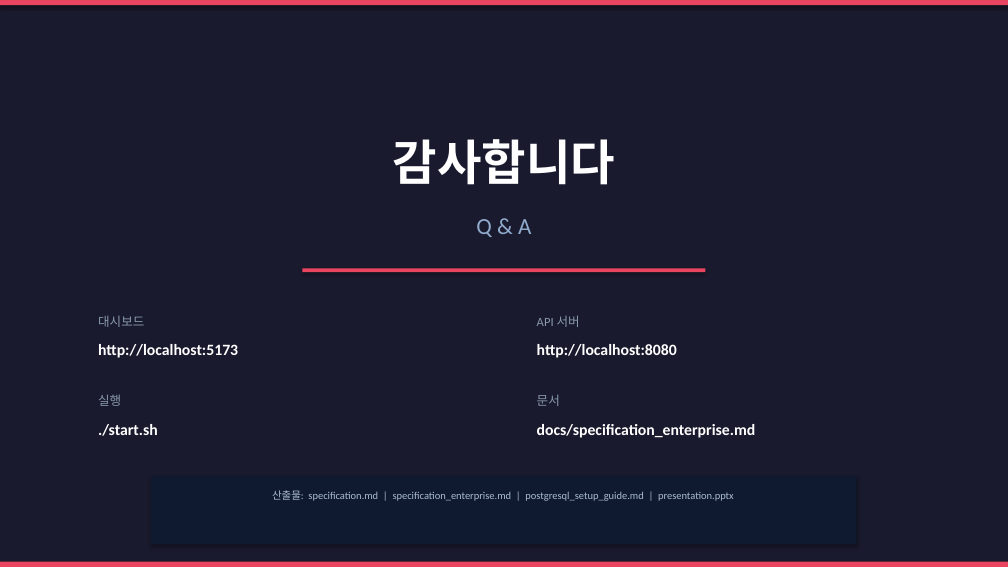
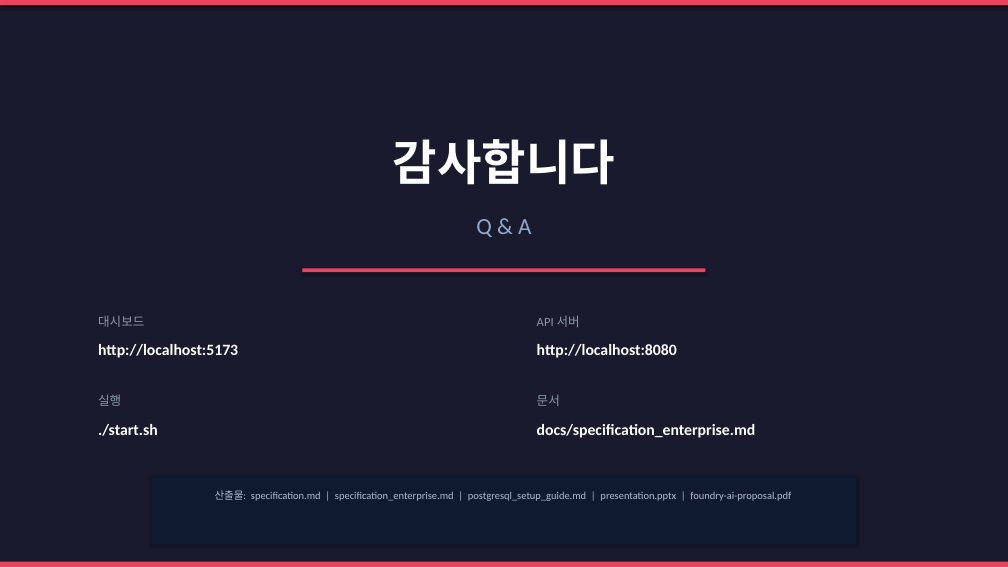
Before and after one commit to plmnj2003/foundry-dashboard, a slide deck: slide 16 of docs/presentation.pptx (slide 15 before the commit). Drawn at 1008x567 pixels with LibreOffice and Linux fonts; fonts in the diff are those of the drawing. Boxes give left, top, right and bottom in pixels: in the first picture for what was removed or moved away, otherwise in the second. Text is boxed around its words. In the diff, an @@ line names an element or a change of style, - is before the commit and + after.

```diff
--- a/docs/presentation.pptx
+++ b/docs/presentation.pptx
@@ text at bbox=[215, 490, 791, 501]: text changed @@
-산출물: specification.md | specification_enterprise.md | postgresql_setup_guide.md | presentation.pptx
+산출물: specification.md | specification_enterprise.md | postgresql_setup_guide.md | presentation.pptx | foundry-ai-proposal.pdf
```
Also in this commit, not shown: 4 other slides changed, 1 slide added, 32 other files.
